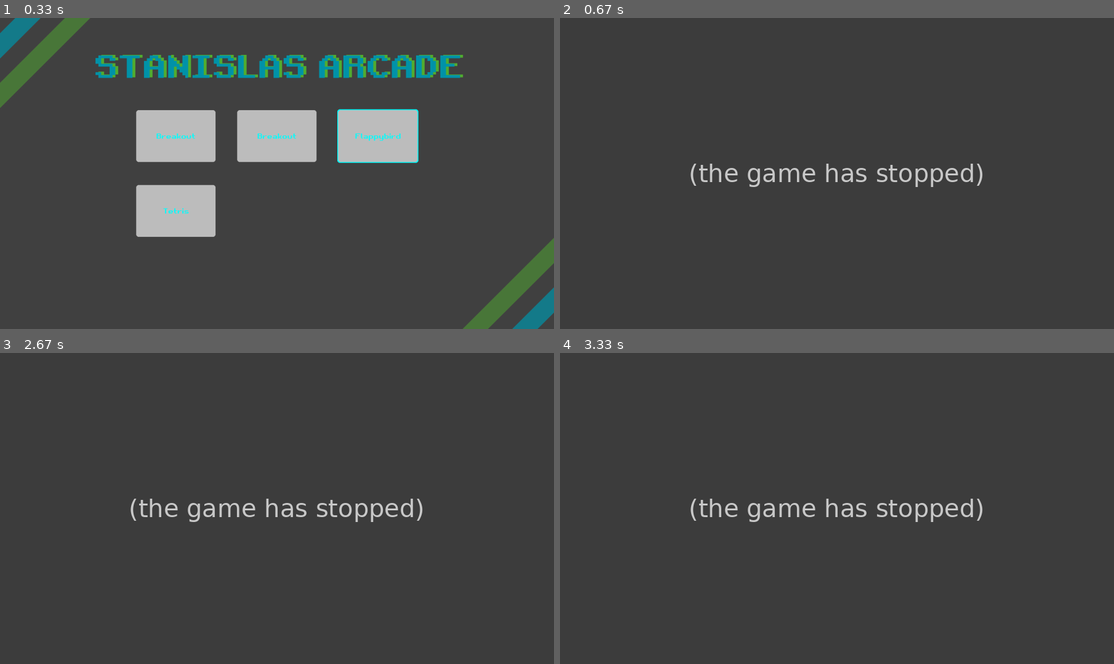
Above: before the commit, frames 1-4 (two rows, left to right).
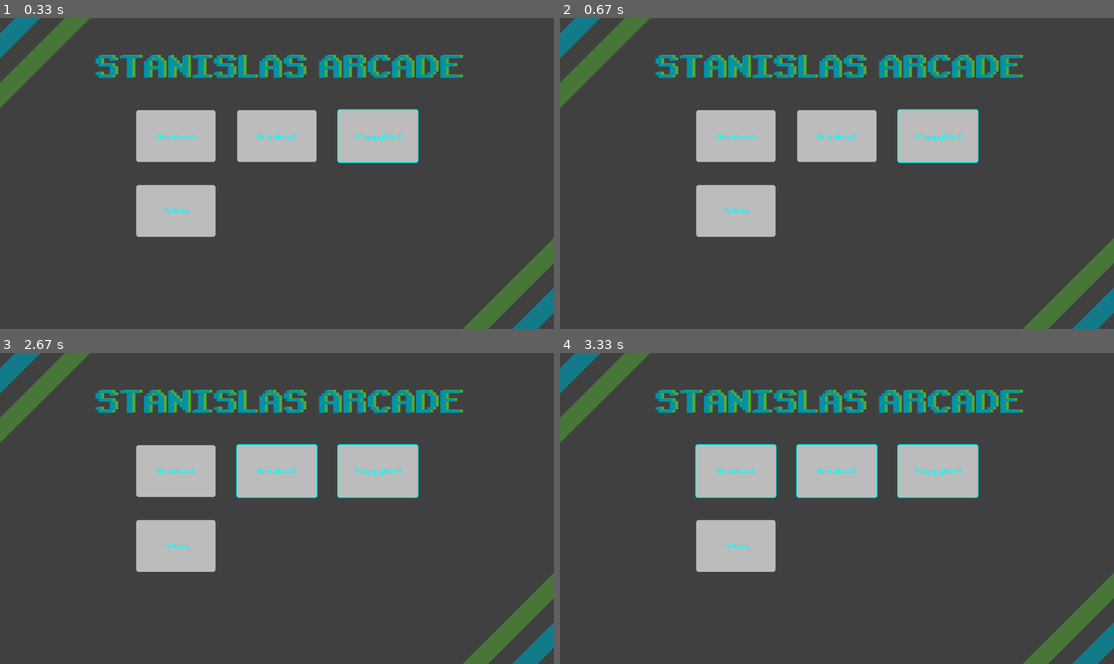
Above: after the commit, the same moments.

Repository: informaticascw/arcade
Game: pygame game, started from src/menu/main.py
Same seed, same stepped clock (60 frames per second), same inputs: the game is played once before the commit and once after it.
Inputs:
- Up to frame 1 (0.33 s): no input
- Up to frame 2 (0.67 s): hold Q from 0.33 s (still down); hold D from 0.33 s (still down)
- Up to frame 3 (2.67 s): release Q at 0.8 s; release D at 0.8 s; hold A from 2.33 s (still down)
- Up to frame 4 (3.33 s): release A at 2.87 s; hold A from 3.23 s (still down)

Frame 1 is identical in both runs. In frame 2, 17% of the frame differs, in the area x 0-100%, y 0-100%; in frame 3, 17%; in frame 4, 17%.
Error before the commit: ValueError: [3, 0] is not in list (Slide.py line 48); the game stopped at 0.33 s (later frames are placeholders)

Commit message:
Update handler.py

Diff:
--- a/src/menu/events/handler.py
+++ b/src/menu/events/handler.py
@@ -4,6 +4,12 @@
 from util.data import data
 from util.constants import Constants
 from util.data import data
+from util.games import start_game
+
+game_positions = []
+for i in range(2):
+    for j in range(3):
+        game_positions.append(list(reversed([i, j])))
 
 class EventHandler():
     def __init__(self, menu):
@@ -37,3 +43,11 @@
             case pg.K_d:
                 print("D")
                 self.menu.selection[0] += 1
+            case pg.K_q:
+                sel = self.menu.selection
+                slide = self.menu.slides[self.menu.slideIndex]
+
+                index = game_positions.index(sel)
+                print(index, slide.batch[index])
+                if slide.batch[index]:
+                    start_game(slide.batch[index].entrypoint)
